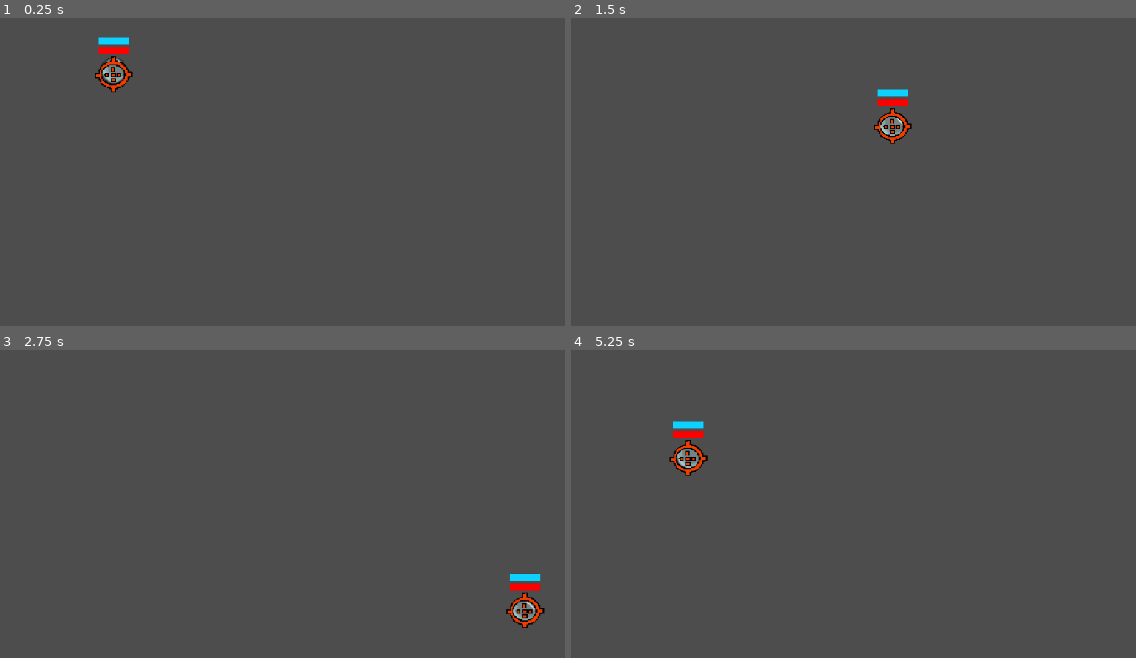
Above: before the commit, frames 1-4 (two rows, left to right).
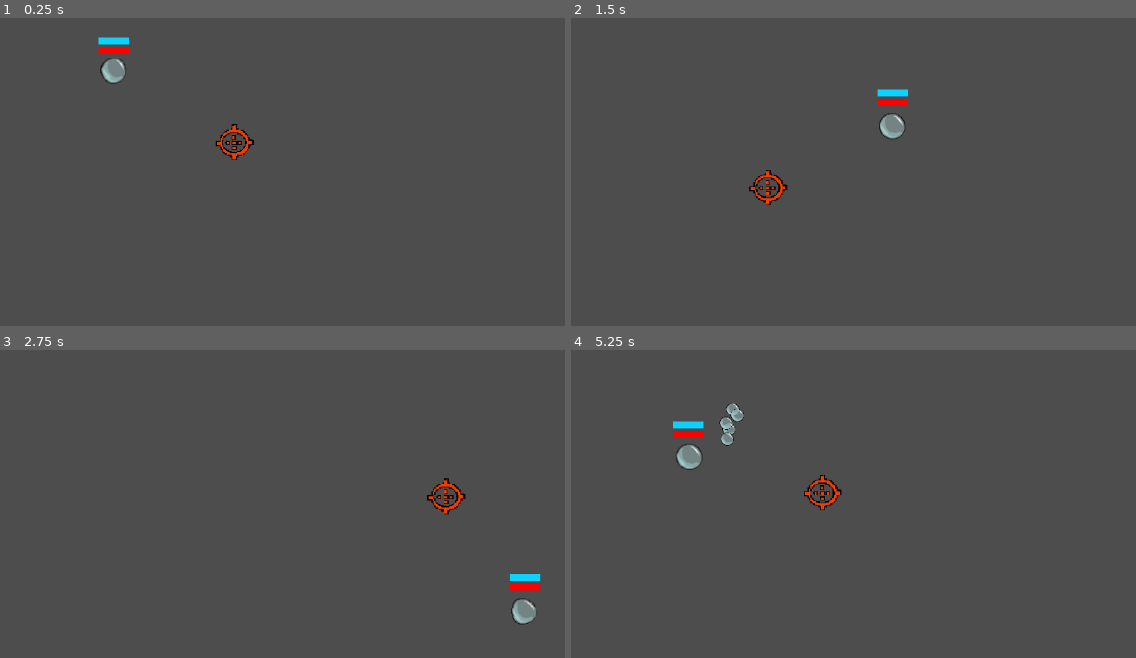
Above: after the commit, the same moments.

Repository: ConnorTamme/Bubble-Power
Game: Godot game, scene res://main.tscn
The game is run twice, just before and just after one commit, with the same random seed, the same clock (stepped at 60 frames per second) and the same inputs. The engine's default icon, where the game draws it, is replaced by a stand-in: a white triangle on a blue panel in a dark square.
Inputs (mouse positions are in pixels of both pictures, inside the frame that each line leads up to):
- Up to frame 1 (0.25 s): no input
- Up to frame 2 (1.5 s): tap Enter at 0.5 s; move the mouse to (1062, 162) at 0.52 s; press the mouse at (1062, 162) at 0.53 s; hold D (p1_right) 0.53-1.28 s; move the mouse to (723, 208) at 1.27 s; release the mouse at (723, 208) at 1.28 s; hold S (p1_down) from 1.28 s (still down); tap Ctrl (p1_sneak) at 1.35 s
- Up to frame 3 (2.75 s): move the mouse to (395, 420) at 2.02 s; release S (p1_down) at 2.03 s; hold D (p1_right) from 2.03 s (still down); tap Shift (p1_sprint) at 2.1 s
- Up to frame 4 (5.25 s): move the mouse to (842, 608) at 2.77 s; release D (p1_right) at 2.78 s; hold W (p1_up) 2.78-3.53 s; click (842, 608) at 2.85 s; move the mouse to (1124, 587) at 3.52 s; hold A (p1_left) 3.53-5.03 s; tap Ctrl (p1_sneak) at 3.6 s; move the mouse to (644, 451) at 4.27 s; tap Shift (p1_sprint) at 4.35 s; move the mouse to (926, 519) at 5.02 s; press the mouse at (926, 519) at 5.03 s; hold S (p1_down) from 5.03 s (still down)

The runs differ from the first frame. In frame 1, 0.7% of the frame differs, in the area x 16-45%, y 12-47%; in frame 2, 0.7%; in frame 3, 0.7%; in frame 4, 1.0%, in the area x 17-48%, y 17-52%.
Error in both runs: Invalid call. Nonexistent function 'instantiate' in base 'Nil'. (res://main.gd:38)

Commit message:
last minute tweaks

Diff:
--- a/singleton.gd
+++ b/singleton.gd
@@ -9,7 +9,7 @@
 var numEnemyOnScreen = 0
 var level: int = 1
 
-@export var usingController = 1
+@export var usingController = 0
 
 func _winner():
 	print("We have a winner!")
Not shown: 1 places in Boss.tscn that only renumber resources
Not shown: 1 places in ButtonTheme.tres that only renumber resources
Not shown: 1 places in LevelSceneManager.tscn that only renumber resources
Not shown: 1 places in start_screen.tscn that only renumber resources
